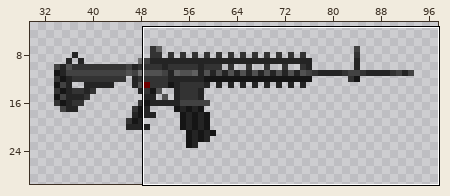
Sprite sheet: mpguns/hk416/icon.png. Above, an overview of the earlier version with the close-up marked.
Close-up. First the earlier version:
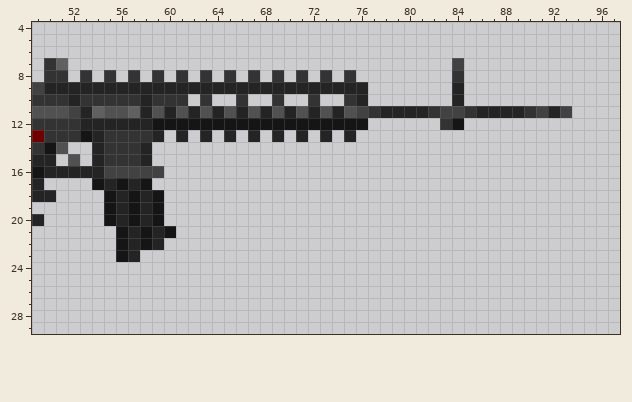
The file is 128x32 pixels. Shown: x 49..97, y 4..29. The wide view leaves out empty margins.
The result:
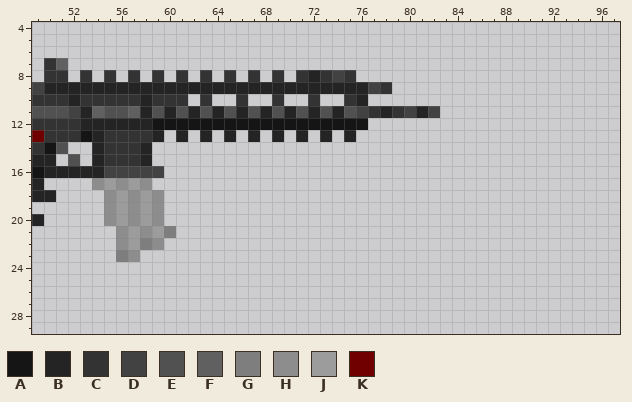
Palette (. is transparent): A #151515  B #242424  C #333333  D #424242  E #515151  F #606060  G #7e7e7e  H #8d8d8d  J #9c9c9c  K #700000
The edit:
{"y":7,"x":84,"old":"D","new":"."}
{"y":8,"x":72,"old":".","new":"B"}
{"y":8,"x":74,"old":".","new":"D"}
{"y":8,"x":84,"old":"C","new":"."}
{"y":9,"x":77,"old":"..","new":"DC"}
{"y":9,"x":84,"old":"B","new":"."}
{"y":10,"x":84,"old":"B","new":"."}
{"y":11,"x":79,"old":"BB","new":"CD"}
{"y":11,"x":82,"old":"CDDCBBBBCDBD","new":"D..........."}
{"y":12,"x":83,"old":"CA","new":".."}
{"y":17,"x":54,"old":"ABABA","new":"HJHJH"}
{"y":18,"x":55,"old":"ABABA","new":"HJHJH"}
{"y":19,"x":55,"old":"ABABA","new":"HJHJH"}
{"y":20,"x":55,"old":"ABABA","new":"HJHJH"}
{"y":21,"x":56,"old":"ABABA","new":"HJHJG"}
{"y":22,"x":56,"old":"ABAB","new":"HJGH"}
{"y":23,"x":56,"old":"AB","new":"GH"}
{"label":"changed","picture_box":[308,58,572,130]}
{"label":"changed","picture_box":[92,178,176,262]}
